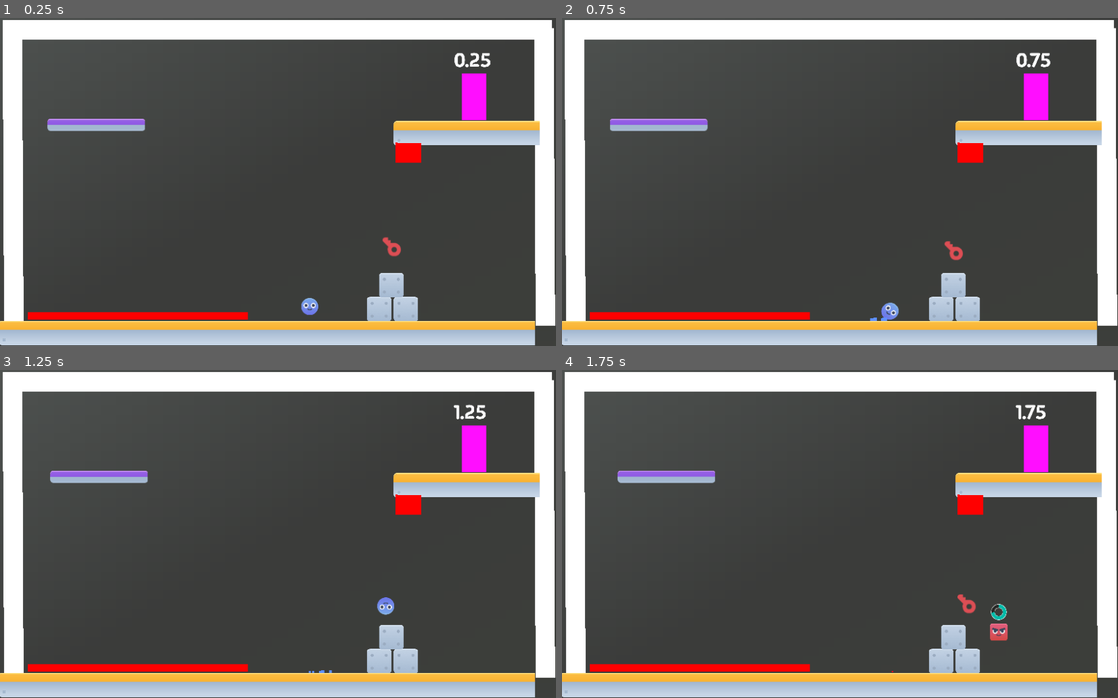
Above: before the commit, frames 1-4 (two rows, left to right).
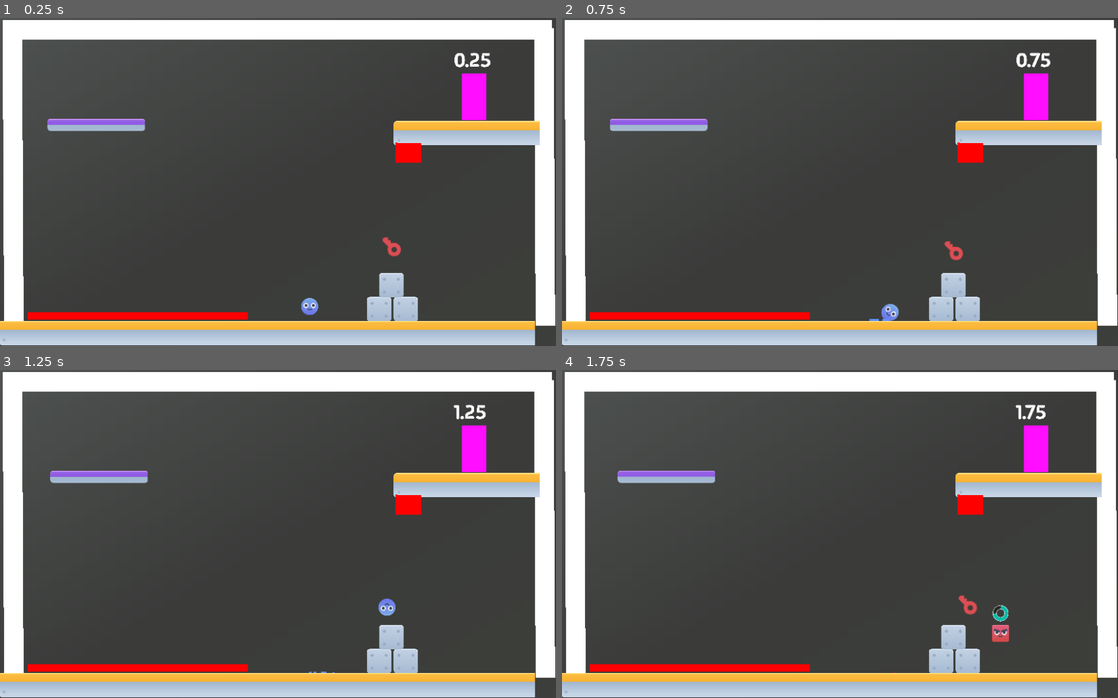
Above: after the commit, the same moments.

Repository: ownsupernoob2/shapeshift
Game: Godot game, scene res://scenes/levels/demo.tscn
Same seed, same stepped clock (60 frames per second), same inputs: the game is played once before the commit and once after it. This scene is started directly instead of the project's main scene.
Inputs (mouse positions are in pixels of both pictures, inside the frame that each line leads up to):
- Up to frame 1 (0.25 s): no input
- Up to frame 2 (0.75 s): move the mouse to (962, 165) at 0.52 s; hold Right (move_right) from 0.53 s (still down); tap 1 (circle) at 0.6 s
- Up to frame 3 (1.25 s): keep holding Right (move_right); tap Up (move_up) at 0.77 s
- Up to frame 4 (1.75 s): keep holding Right (move_right); move the mouse to (728, 550) at 1.27 s; tap 3 (square) at 1.35 s; tap Up (move_up) at 1.52 s

Frame 1 is identical in both runs. In frame 2, less than 0.1% of the frame differs, in the area x 55-61%, y 86-93%; in frame 3, 0.1%; in frame 4, 0.3%, in the area x 59-81%, y 68-93%.

Commit message:
level 2

Diff:
--- a/scenes/game_manager.tscn
+++ /dev/null
@@ -1,8 +0,0 @@
-[gd_scene load_steps=2 format=3 uid="uid://bcn8la6wu1x8u"]
-
-[ext_resource type="PackedScene" uid="uid://cwid3bke3mkb" path="res://scenes/levels/level_1.tscn" id="1_btahj"]
-
-[node name="Game" type="Node"]
-
-[node name="Test" parent="." instance=ExtResource("1_btahj")]
-position = Vector2(-3, 5)
--- /dev/null
+++ b/scenes/levels/level_2.tscn
@@ -0,0 +1,174 @@
+[gd_scene load_steps=18 format=3 uid="uid://chy1g8rx330f6"]
+
+[ext_resource type="Script" path="res://scripts/game.gd" id="1_cppfu"]
+[ext_resource type="FontFile" uid="uid://d2um1g7tuuta4" path="res://assets/fonts/Madimi_One/MadimiOne-Regular.ttf" id="2_q3d3j"]
+[ext_resource type="PackedScene" uid="uid://bi2kwimix0xfq" path="res://scenes/level_name.tscn" id="3_borry"]
+[ext_resource type="Texture2D" uid="uid://uwdhg5eo2q83" path="res://assets/sprite/brick-1.png" id="4_ahgce"]
+[ext_resource type="PackedScene" uid="uid://dm8pfg3wjkktn" path="res://scenes/player.tscn" id="5_3tcw0"]
+[ext_resource type="PackedScene" uid="uid://83eycb0ia8c2" path="res://scenes/kill.tscn" id="6_tqxv5"]
+[ext_resource type="PackedScene" uid="uid://gyclghbovt4d" path="res://scenes/door.tscn" id="7_ga4e6"]
+[ext_resource type="PackedScene" uid="uid://cdwfvn5f8b1uw" path="res://scenes/complete_screen.tscn" id="8_4no7r"]
+[ext_resource type="PackedScene" uid="uid://kjen34bt1yum" path="res://scenes/moving_platform.tscn" id="8_kjtxg"]
+[ext_resource type="PackedScene" uid="uid://cmivsxpmp1yq6" path="res://scenes/pause_menu.tscn" id="9_15xbj"]
+[ext_resource type="PackedScene" uid="uid://cr3bdgs7cr8jc" path="res://scenes/key.tscn" id="10_kmsh8"]
+
+[sub_resource type="Gradient" id="Gradient_d77vw"]
+offsets = PackedFloat32Array(0, 0.5, 0.954545, 0.967532, 1)
+colors = PackedColorArray(0.246153, 0.256821, 0.233204, 1, 0.231438, 0.235523, 0.229429, 1, 0.354747, 0.375782, 0.367043, 1, 0.337131, 0.355745, 0.347384, 1, 0.369043, 0.392044, 0.382999, 1)
+
+[sub_resource type="GradientTexture2D" id="GradientTexture2D_t5b5e"]
+gradient = SubResource("Gradient_d77vw")
+fill_from = Vector2(1, 1)
+fill_to = Vector2(0, 0)
+
+[sub_resource type="LabelSettings" id="LabelSettings_ih4p6"]
+font = ExtResource("2_q3d3j")
+font_size = 40
+
+[sub_resource type="RectangleShape2D" id="RectangleShape2D_pyjym"]
+resource_local_to_scene = true
+size = Vector2(74.4387, 10)
+
+[sub_resource type="RectangleShape2D" id="RectangleShape2D_lq4dr"]
+size = Vector2(79, 22)
+
+[sub_resource type="RectangleShape2D" id="RectangleShape2D_nileg"]
+size = Vector2(20.5, 256)
+
+[node name="GameManager" type="Node2D"]
+process_mode = 3
+script = ExtResource("1_cppfu")
+current_level = 1
+
+[node name="Level 2" type="Node2D" parent="."]
+process_mode = 1
+
+[node name="TextureRect" type="TextureRect" parent="Level 2"]
+offset_left = 10.0
+offset_top = -9.0
+offset_right = 828.0
+offset_bottom = 477.0
+size_flags_vertical = 8
+texture = SubResource("GradientTexture2D_t5b5e")
+
+[node name="tutorial" type="Label" parent="Level 2"]
+offset_left = 206.0
+offset_top = 148.0
+offset_right = 629.0
+offset_bottom = 373.0
+scale = Vector2(0.319998, 0.320002)
+text = "PRESS 2 OR 1 TO SWITCH
+BETWEEN RHOMBUS OR
+CIRCLE"
+label_settings = SubResource("LabelSettings_ih4p6")
+
+[node name="tutorial2" type="Label" parent="Level 2"]
+offset_left = 206.0
+offset_top = 218.0
+offset_right = 629.0
+offset_bottom = 443.0
+scale = Vector2(0.319998, 0.320002)
+text = "USE THE KEY TO EXIT
+BUT YOU WILL DROP IT
+WHEN YOU SWITCH"
+label_settings = SubResource("LabelSettings_ih4p6")
+
+[node name="Brick-1" type="Sprite2D" parent="Level 2"]
+visible = false
+position = Vector2(402.5, 242)
+scale = Vector2(0.211364, 0.161176)
+texture = ExtResource("4_ahgce")
+
+[node name="Player" parent="Level 2" groups=["Rigidbody"] instance=ExtResource("5_3tcw0")]
+position = Vector2(237, 321)
+scale = Vector2(2.90602, 2.69321)
+safe_margin = 0.9
+
+[node name="Camera2D" type="Camera2D" parent="Level 2"]
+position = Vector2(405, 242)
+zoom = Vector2(1.8, 1.8)
+
+[node name="Door" parent="Level 2" node_paths=PackedStringArray("game_manager") instance=ExtResource("7_ga4e6")]
+position = Vector2(573, 163)
+game_manager = NodePath("../..")
+
+[node name="name" parent="Level 2" instance=ExtResource("3_borry")]
+offset_right = 612.0
+text = "LEVEL 2"
+
+[node name="CompleteScreen" parent="Level 2" node_paths=PackedStringArray("game_manager") instance=ExtResource("8_4no7r")]
+visible = false
+offset_left = 173.0
+offset_top = 108.0
+offset_right = 173.0
+offset_bottom = 108.0
+game_manager = NodePath("../..")
+
+[node name="MovingPlatform" parent="Level 2" instance=ExtResource("8_kjtxg")]
+position = Vector2(233, 358)
+
+[node name="CollisionShape2D" parent="Level 2/MovingPlatform/Platform" index="0"]
+shape = SubResource("RectangleShape2D_pyjym")
+
+[node name="MoveLocation" parent="Level 2/MovingPlatform" index="1"]
+position = Vector2(230, -10)
+
+[node name="Kill" parent="Level 2" instance=ExtResource("6_tqxv5")]
+position = Vector2(405, 373)
+scale = Vector2(24.5763, -0.992824)
+
+[node name="Key" parent="Level 2" instance=ExtResource("10_kmsh8")]
+position = Vector2(404, 294)
+
+[node name="StaticBody2D" type="StaticBody2D" parent="Level 2"]
+position = Vector2(557, 325)
+
+[node name="CollisionShape2D" type="CollisionShape2D" parent="Level 2/StaticBody2D"]
+position = Vector2(-0.5, 0)
+shape = SubResource("RectangleShape2D_lq4dr")
+
+[node name="ColorRect" type="ColorRect" parent="Level 2/StaticBody2D"]
+offset_left = -40.0
+offset_top = -11.0
+offset_right = 39.0
+offset_bottom = 11.0
+
+[node name="StaticBody2D3" type="StaticBody2D" parent="Level 2"]
+position = Vector2(572, 194)
+
+[node name="CollisionShape2D" type="CollisionShape2D" parent="Level 2/StaticBody2D3"]
+position = Vector2(-0.5, 0)
+shape = SubResource("RectangleShape2D_lq4dr")
+
+[node name="ColorRect" type="ColorRect" parent="Level 2/StaticBody2D3"]
+offset_left = -40.0
+offset_top = -11.0
+offset_right = 39.0
+offset_bottom = 11.0
+
+[node name="StaticBody2D2" type="StaticBody2D" parent="Level 2"]
+position = Vector2(557, 325)
+
+[node name="CollisionShape2D" type="CollisionShape2D" parent="Level 2/StaticBody2D2"]
+position = Vector2(65, -91)
+shape = SubResource("RectangleShape2D_nileg")
+
+[node name="ColorRect" type="ColorRect" parent="Level 2/StaticBody2D2"]
+offset_left = 54.0
+offset_top = -219.0
+offset_right = 75.0
+offset_bottom = 38.0
+
+[node name="PauseMenu" parent="." node_paths=PackedStringArray("game_manager") instance=ExtResource("9_15xbj")]
+visible = false
+offset_left = 174.0
+offset_top = 108.0
+offset_right = 174.0
+offset_bottom = 108.0
+game_manager = NodePath("..")
+
+[connection signal="body_entered" from="Level 2/Door" to="Level 2/Player" method="_on_door_body_entered"]
+[connection signal="body_entered" from="Level 2/Kill" to="Level 2/Player" method="_on_kill_body_entered"]
+[connection signal="body_entered" from="Level 2/Key" to="Level 2/Player" method="_on_key_body_entered"]
+
+[editable path="Level 2/MovingPlatform"]
--- a/scenes/options_menu.tscn
+++ b/scenes/options_menu.tscn
@@ -114,7 +114,7 @@
 offset_top = 254.0
 offset_right = 750.0
 offset_bottom = 295.0
-text = "RHOMBUS"
+text = "RHOMBUS - 2"
 label_settings = SubResource("LabelSettings_04npw")
 
 [node name="Label2" type="Label" parent="Triangle"]
@@ -133,7 +133,7 @@
 offset_top = 254.0
 offset_right = 156.0
 offset_bottom = 295.0
-text = "SQUARE"
+text = "SQUARE - 3"
 label_settings = SubResource("LabelSettings_qxghl")
 
 [node name="Label" type="Label" parent="Square"]
@@ -161,7 +161,7 @@
 offset_top = 63.0
 offset_right = 701.0
 offset_bottom = 104.0
-text = "CIRCLE"
+text = "CIRCLE - 1"
 label_settings = SubResource("LabelSettings_ub343")
 
 [node name="BlueBodyCircle" type="Sprite2D" parent="."]
--- a/scenes/player.tscn
+++ b/scenes/player.tscn
@@ -15,7 +15,7 @@
 [ext_resource type="PackedScene" uid="uid://ccrgnrtuwo3lf" path="res://scenes/delay_bar.tscn" id="13_kwfim"]
 
 [sub_resource type="RectangleShape2D" id="RectangleShape2D_vq858"]
-size = Vector2(4.99107, 5.1464)
+size = Vector2(4.27806, 4.4112)
 
 [sub_resource type="SpriteFrames" id="SpriteFrames_3xa1c"]
 animations = [{
@@ -97,7 +97,7 @@
 script = ExtResource("1_cda01")
 
 [node name="CollisionShape2D" type="CollisionShape2D" parent="."]
-position = Vector2(1.06247e-08, -9.85979e-08)
+position = Vector2(8.49974e-08, -8.76426e-08)
 shape = SubResource("RectangleShape2D_vq858")
 
 [node name="Raycasts" type="Node2D" parent="."]
@@ -123,17 +123,14 @@
 target_position = Vector2(-7.4866, 2.2056)
 
 [node name="RayRight" type="RayCast2D" parent="Raycasts"]
-target_position = Vector2(7.48661, -2.2056)
+scale = Vector2(1.19758, 1.09838)
+target_position = Vector2(7.48661, -2.5732)
 
 [node name="RayRight2" type="RayCast2D" parent="Raycasts"]
 target_position = Vector2(7.48661, 2.2056)
 
 [node name="SwitchTimer" type="Timer" parent="."]
 wait_time = 2.0
-
-[node name="DashTimeout" type="Timer" parent="."]
-
-[node name="DashEndTimer" type="Timer" parent="."]
 
 [node name="Body" type="AnimatedSprite2D" parent="."]
 position = Vector2(-1.04308e-07, -1.04308e-07)
@@ -200,6 +197,9 @@
 offset_bottom = -6.2492
 scale = Vector2(0.0360132, 0.0376722)
 
+[node name="KeyDropTimer" type="Timer" parent="."]
+process_callback = 0
+autostart = true
+
 [connection signal="timeout" from="SwitchTimer" to="." method="_onStateChangeTimer_timeout"]
-[connection signal="timeout" from="DashTimeout" to="." method="_on_dash_timeout_timeout"]
 [connection signal="timeout" from="DeathTimer" to="." method="_on_death_timer_timeout"]
--- a/scripts/player.gd
+++ b/scripts/player.gd
@@ -33,8 +33,8 @@
 
 @onready var state_change_timer: Timer = $StateChangeTimer
 @onready var death_timer: Timer = $DeathTimer
-@onready var switch_timer: Timer = $SwitchTimer  # New timer for switch delay
-@onready var key_drop_timer: Timer = $"../KeyDropTimer"
+@onready var switch_timer: Timer = $SwitchTimer
+@onready var key_drop_timer: Timer = $"KeyDropTimer"
 var key_node: Node2D = null
 const OFF_SCREEN_POSITION = Vector2(-1000, -1000)
 @onready var walk: CPUParticles2D = $walk
@@ -341,7 +341,7 @@
 
 
 func drop_key():
-	if has_key and key_node:
+	if has_key:
 		has_key = false
 		can_pickup_key = false
 
@@ -360,8 +360,6 @@
 	key_node = get_parent().get_node("Key")
 	if key_node:
 		if has_key and body == self:
-			Global.speedrun_time = 0
 			$CompleteSFX.play()
 	else:
-		Global.speedrun_time = 0
 		$CompleteSFX.play()
